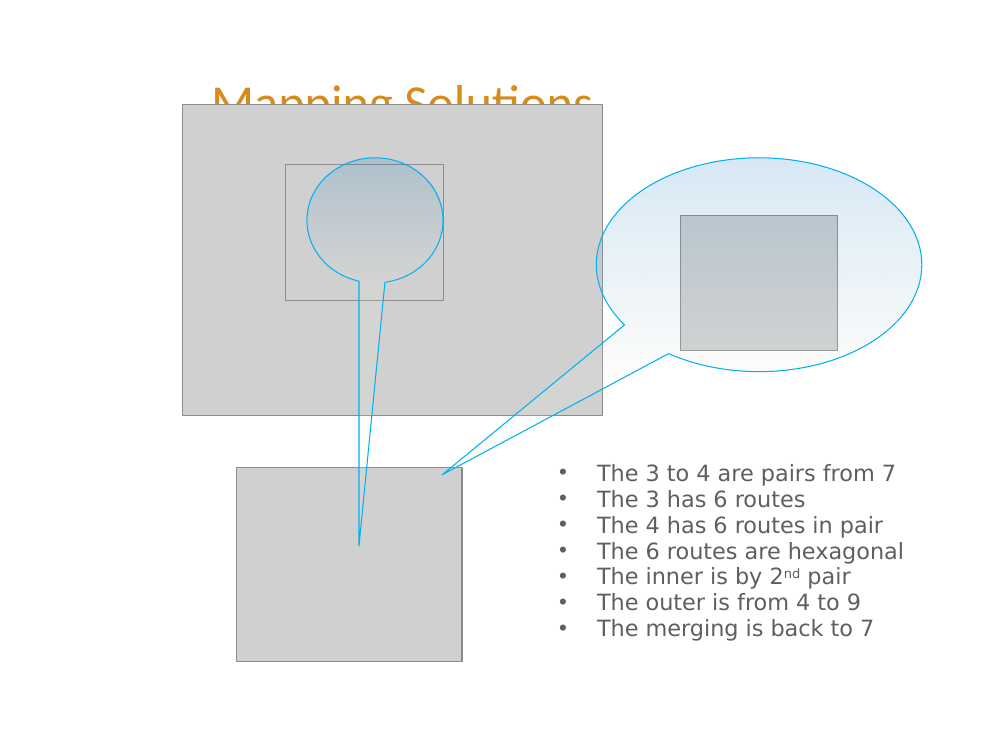
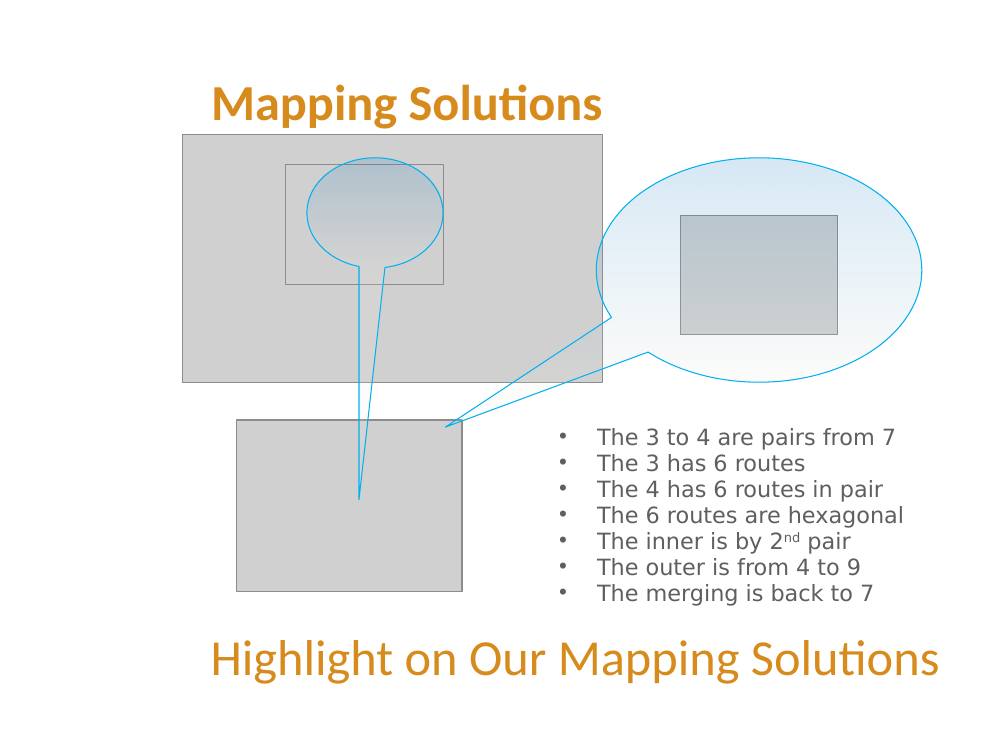
Before and after one commit to FeedMapping/Schema, a slide deck: slide 4 of slide/ppt/Mapping-Out.pptx. Drawn at 1008x756 pixels with LibreOffice and Linux fonts; fonts in the diff are those of the drawing; grey boxes stand for pictures; background and template pictures are left out. Boxes give left, top, right and bottom in pixels: in the first picture for what was removed or moved away, otherwise in the second. Text is boxed around its words. In the diff, an @@ line names an element or a change of style, - is before the commit and + after.

```diff
--- a/slide/ppt/Mapping-Out.pptx
+++ b/slide/ppt/Mapping-Out.pptx
@@ title "Mapping Solutions" at box(211, 84, 603, 129): bold on @@
@@ picture: place and size @@
-picture at box(182, 105, 603, 415)
+picture at box(182, 134, 603, 382)
@@ picture: place and size @@
-picture at box(285, 165, 443, 300)
+picture at box(285, 165, 443, 284)
@@ speech bubble: place and size @@
-speech bubble at box(307, 158, 444, 283)
+speech bubble at box(307, 158, 444, 268)
@@ speech bubble: place and size @@
-speech bubble at box(597, 158, 922, 372)
+speech bubble at box(597, 158, 922, 383)
@@ speech bubble at box(597, 158, 922, 383): proportions changed @@
@@ picture: place and size @@
-picture at box(680, 216, 838, 351)
+picture at box(680, 216, 838, 335)
@@ picture: place and size @@
-picture at box(236, 468, 462, 662)
+picture at box(236, 420, 462, 592)
@@ text "The 3 to 4 are ...": place and size @@
-text "The 3 to 4 are ..." at box(597, 464, 904, 641)
+text "The 3 to 4 are ..." at box(597, 428, 904, 606)
@@ text added at box(211, 640, 939, 684), 36 pt, text #D68B1C @@
+Highlight on Our Mapping Solutions
```
Also in this commit, not shown: 4 other slides changed, 4 slides added, 1 slide removed.
